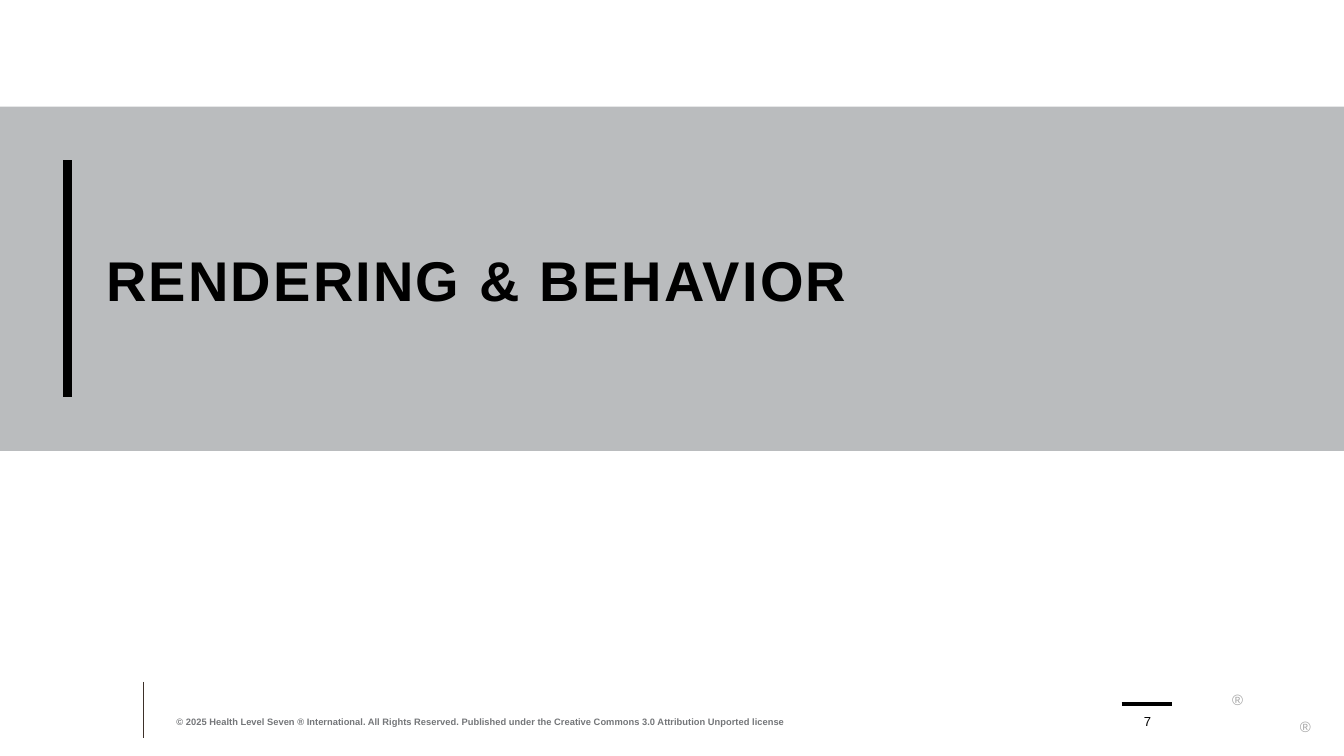
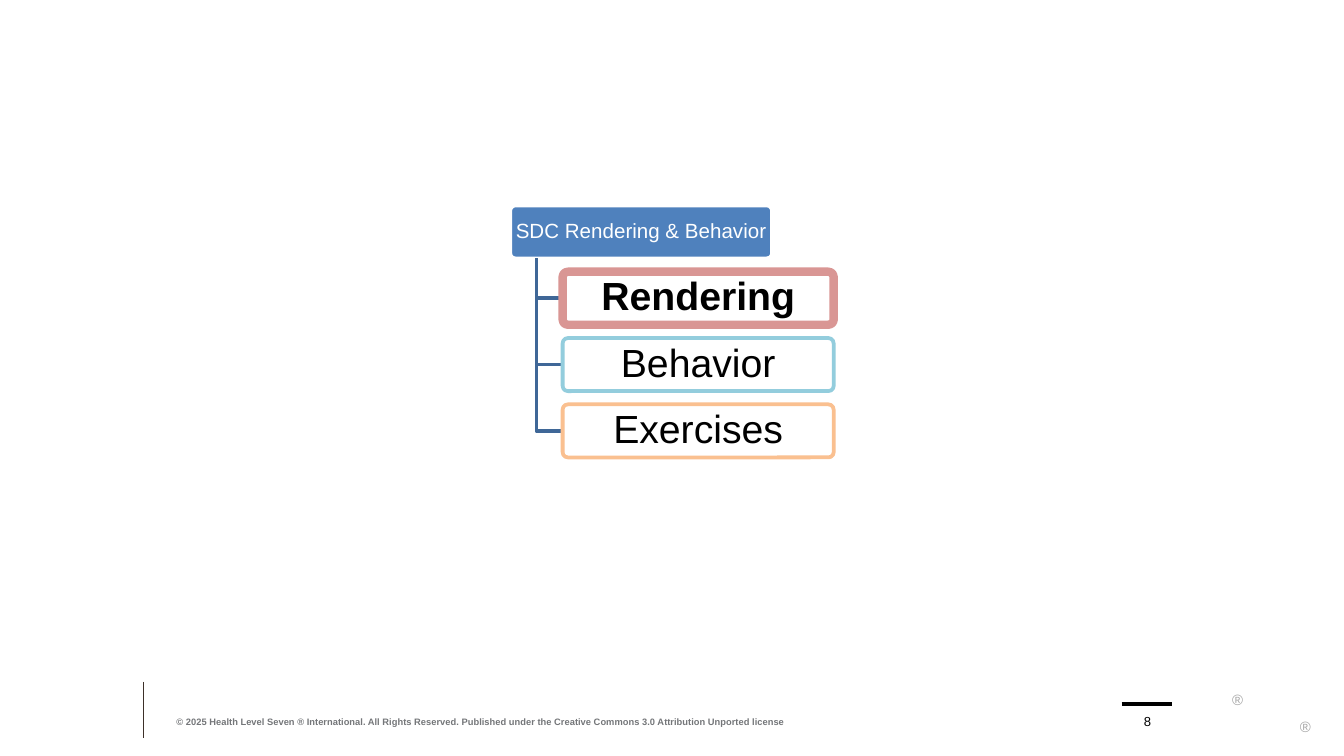
Before and after one commit to FHIR/documents, a slide deck: slide 8 of presentations/sdc/4-SDC-Rendering-Behavior.pptx (slide 7 before the commit). Drawn at 1344x756 pixels with LibreOffice and Linux fonts; fonts in the diff are those of the drawing; background and template pictures are left out. Boxes give left, top, right and bottom in pixels: in the first picture for what was removed or moved away, otherwise in the second. Text is boxed around its words. In the diff, an @@ line names an element or a change of style, - is before the commit and + after.

```diff
--- a/presentations/sdc/4-SDC-Rendering-Behavior.pptx
+++ b/presentations/sdc/4-SDC-Rendering-Behavior.pptx
@@ rectangle removed at (0,106,1344,450) @@
@@ line removed from (67, 160) to (67, 398) @@
@@ text at (516,223,766,243): text changed; size 30 to 11 pt; text colour #000000 to #FFFFFF; bold off @@
-RENDERING & BEHAVIOR
+SDC Rendering & Behavior
@@ group added at (511,206,835,457): 4 rounded rectangles, 3 freeform shapes, 3 texts @@
+Rendering
+Behavior
+Exercises
@@ page number at (1144,717,1151,726): text changed @@
-7
+8
```
Also in this commit, not shown: 4 other slides changed, 4 slides added, 10 other files.
